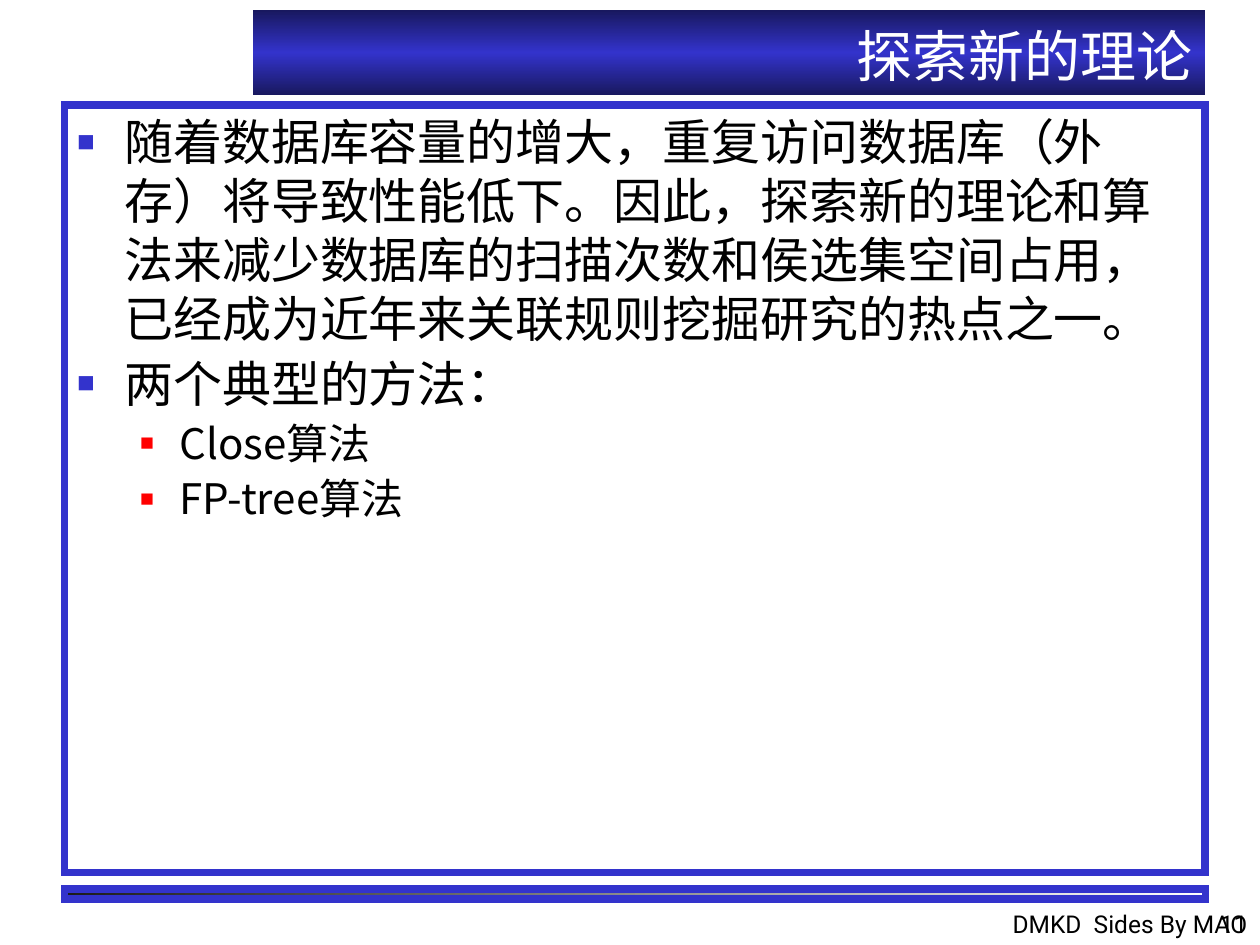
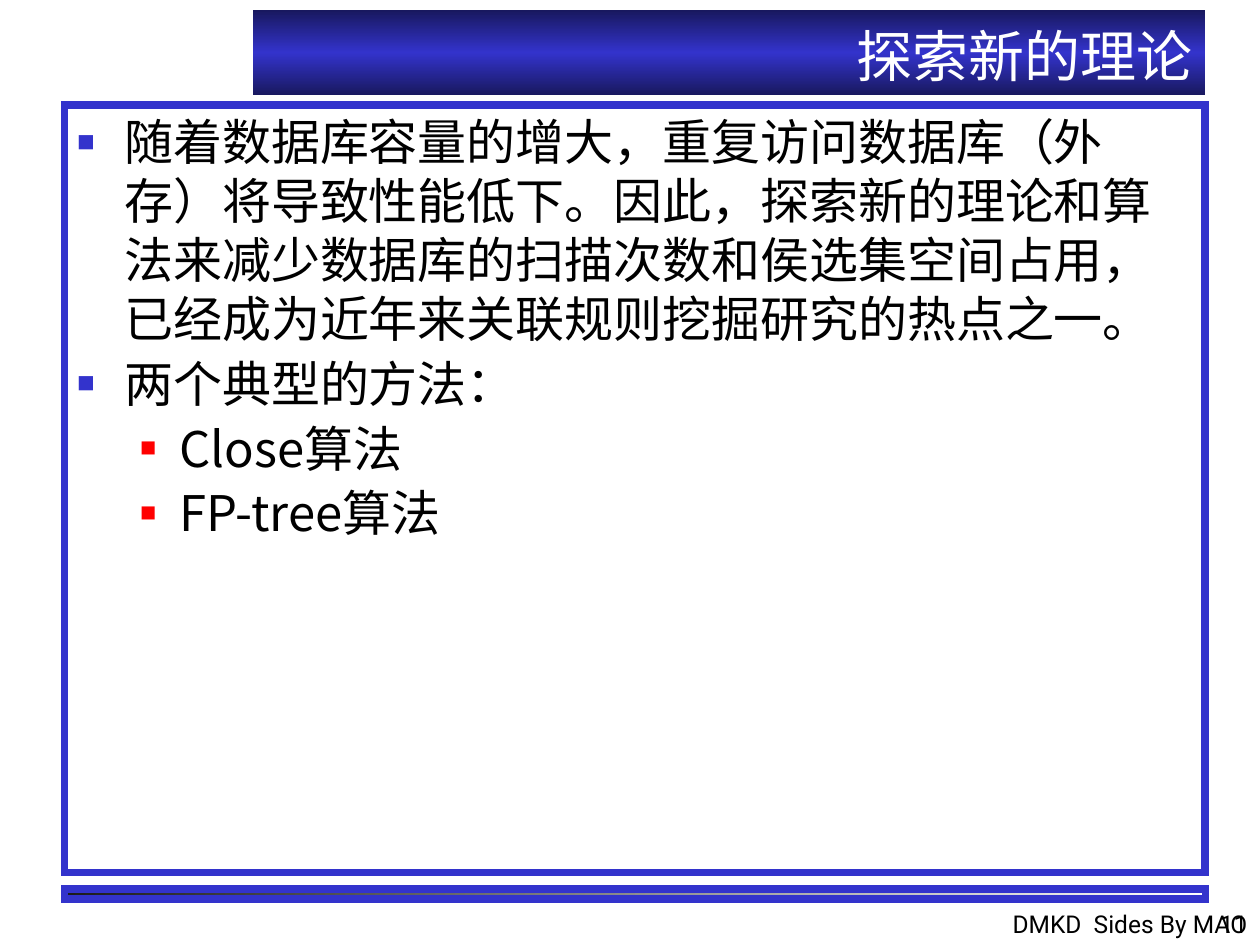
Before and after one commit to shfkuang/shfkuang.github.io, a slide deck: slide 11 of dm/ch3.2.ppt. Drawn at 1260x945 pixels with LibreOffice and Linux fonts; fonts in the diff are those of the drawing; background and template pictures are left out. Boxes give left, top, right and bottom in pixels: in the first picture for what was removed or moved away, otherwise in the second. Text is boxed around its words. In the diff, an @@ line names an element or a change of style, - is before the commit and + after.

```diff
--- a/dm/ch3.2.ppt
+++ b/dm/ch3.2.ppt
@@ text at (179, 425, 440, 535): size 24 to 28 pt, font Noto Sans CJK SC to Noto Sans CJK JP in "Close算法", "FP-tree算法" @@
```
Also in this commit, not shown: 8 other slides changed.
